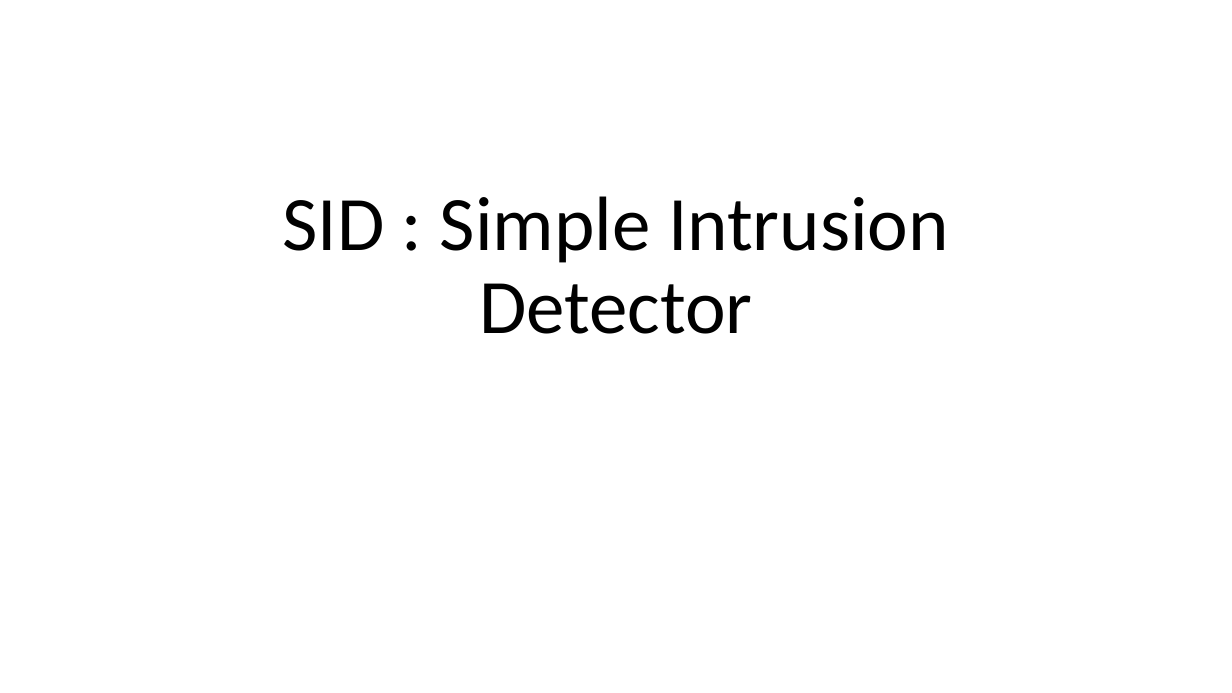
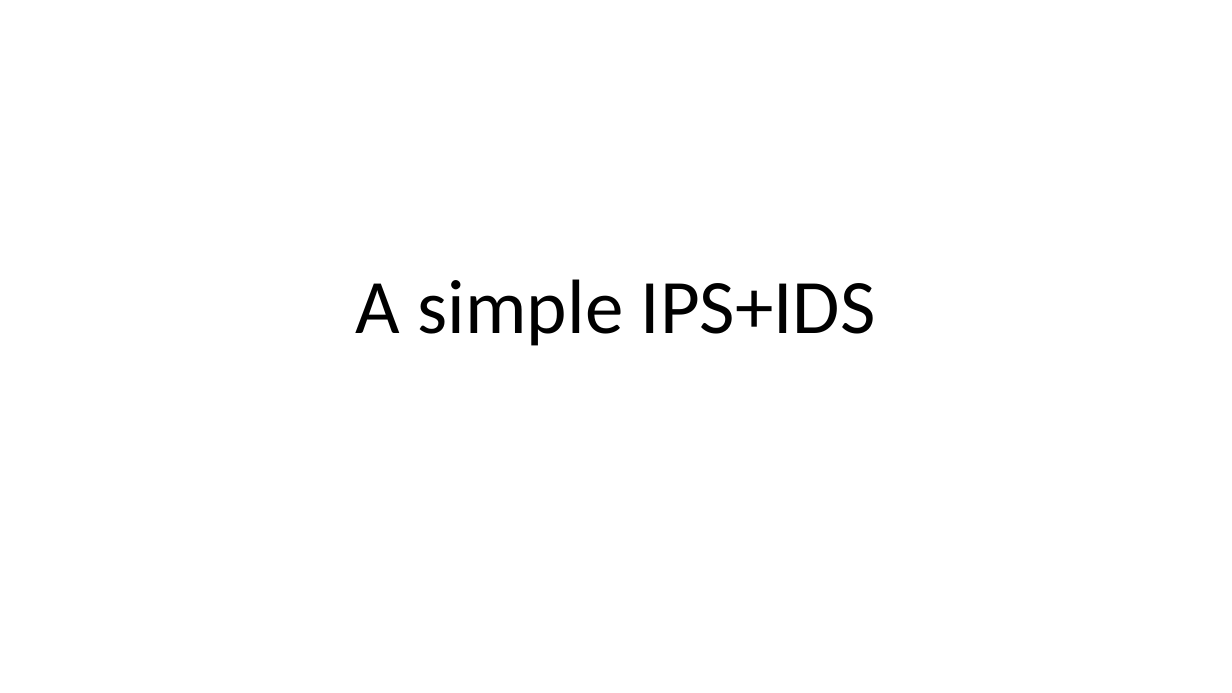
Before and after one commit to fparricelli/Encrypted-data-exchange-between-two-Arduino-boards-using-Symmetric-Encryption, a slide deck: slide 13 of Documentazione e cose così/Slide_concettuali_Luca.pptx. Drawn at 1232x693 pixels with LibreOffice and Linux fonts; fonts in the diff are those of the drawing. Boxes give left, top, right and bottom in pixels: in the first picture for what was removed or moved away, otherwise in the second. Text is boxed around its words. In the diff, an @@ line names an element or a change of style, - is before the commit and + after.

```diff
--- a/Documentazione e cose così/Slide_concettuali_Luca.pptx
+++ b/Documentazione e cose così/Slide_concettuali_Luca.pptx
@@ title at (356, 279, 876, 346): text changed @@
-SID : Simple Intrusion Detector
+A simple IPS+IDS
```
Also in this commit, not shown: 4 other slides changed, 3 slides added, 1 other file.
